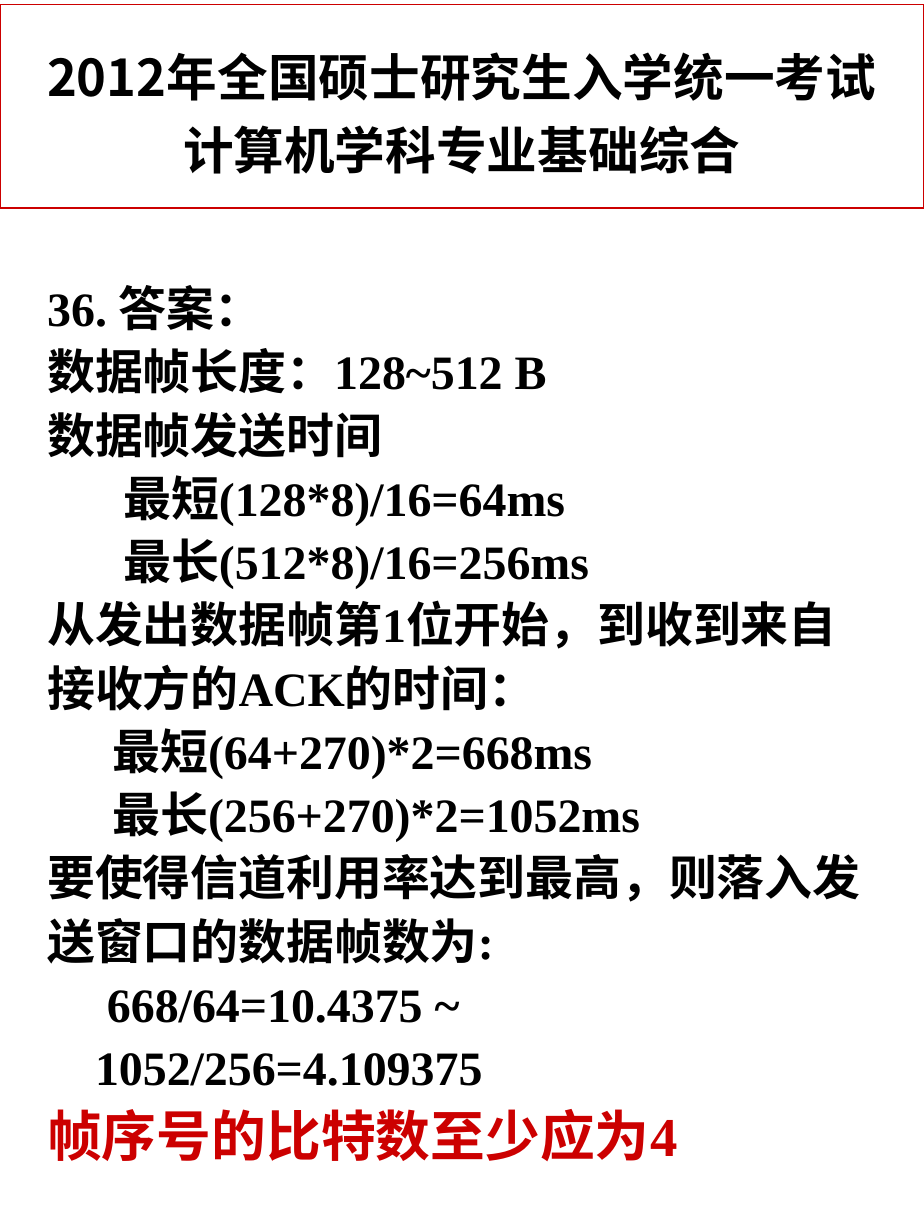
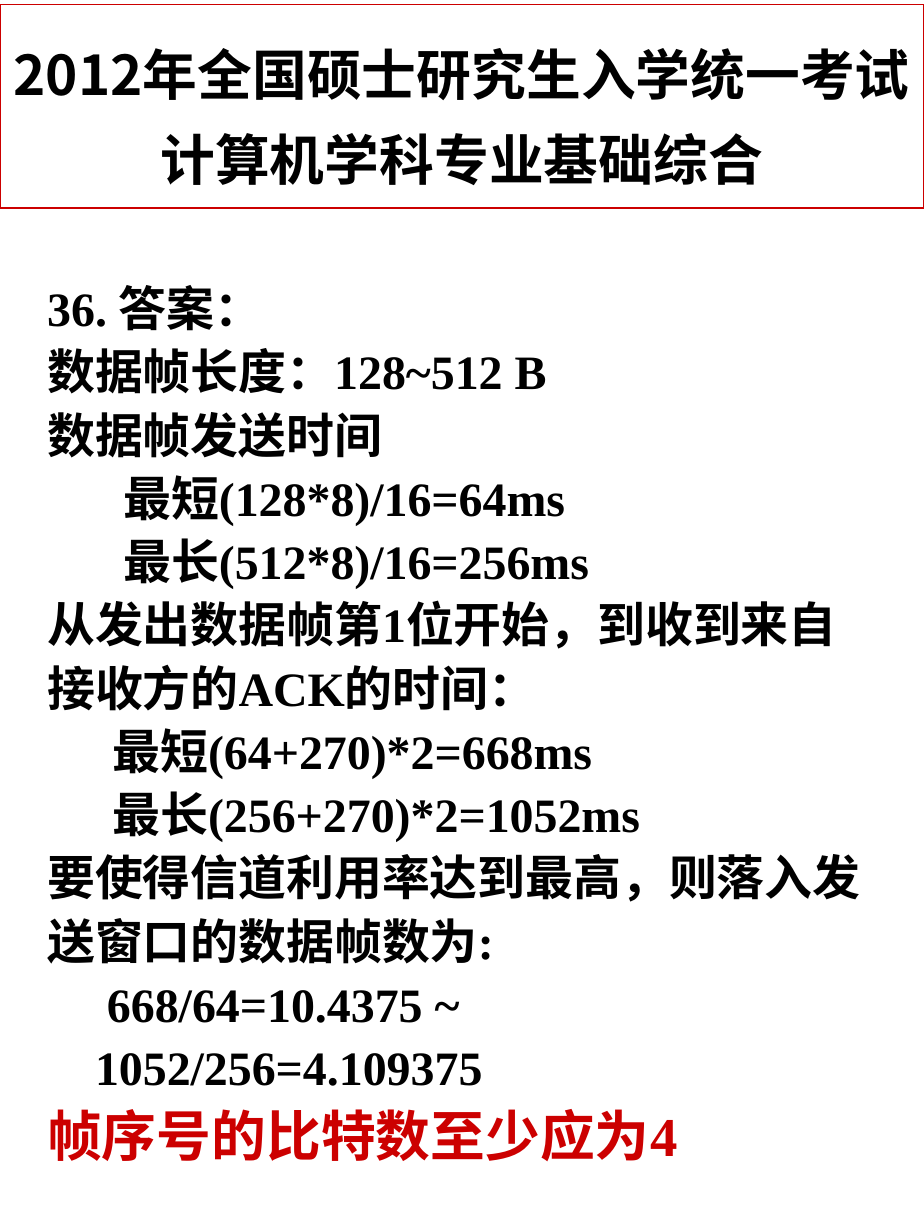
Before and after one commit to ZJWang9928/Own-Notes, a slide deck: slide 106 of 计算机网络课件/第三章课件-DataLinkLayer.ppt. Drawn at 924x1232 pixels with LibreOffice and Linux fonts; fonts in the diff are those of the drawing. Boxes give left, top, right and bottom in pixels: in the first picture for what was removed or moved away, otherwise in the second. Text is boxed around its words. In the diff, an @@ line names an element or a change of style, - is before the commit and + after.

```diff
--- a/计算机网络课件/第三章课件-DataLinkLayer.ppt
+++ b/计算机网络课件/第三章课件-DataLinkLayer.ppt
@@ rectangle "2012年全国硕士研究生入学统一考试 计算机学科专业基础综合" at <box>0,5,924,208</box>: size 29.6 to 32 pt; line spacing 1.2 to 1.3 @@
```
Also in this commit, not shown: 8 other slides changed, 8 other files.
